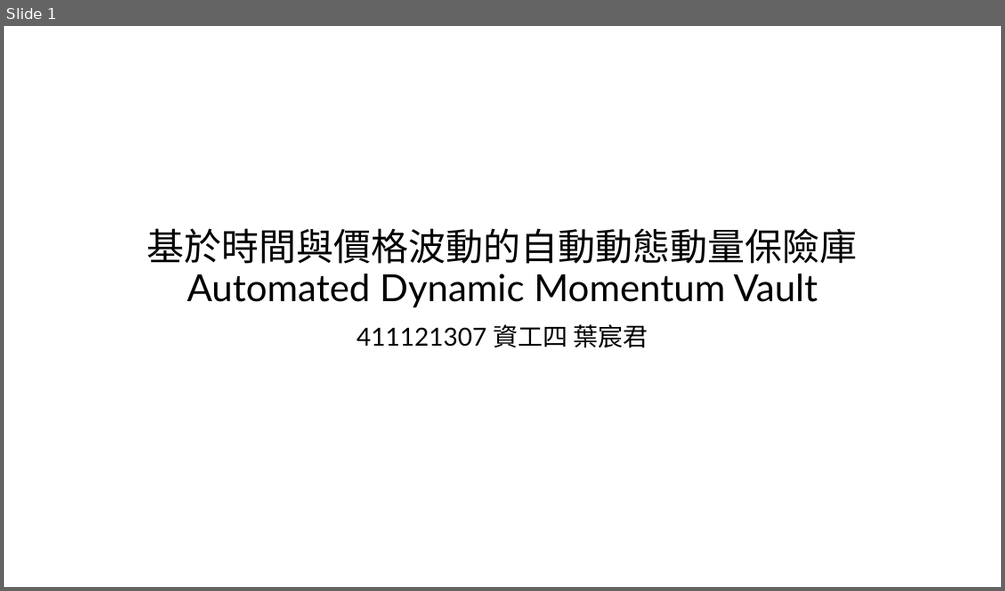
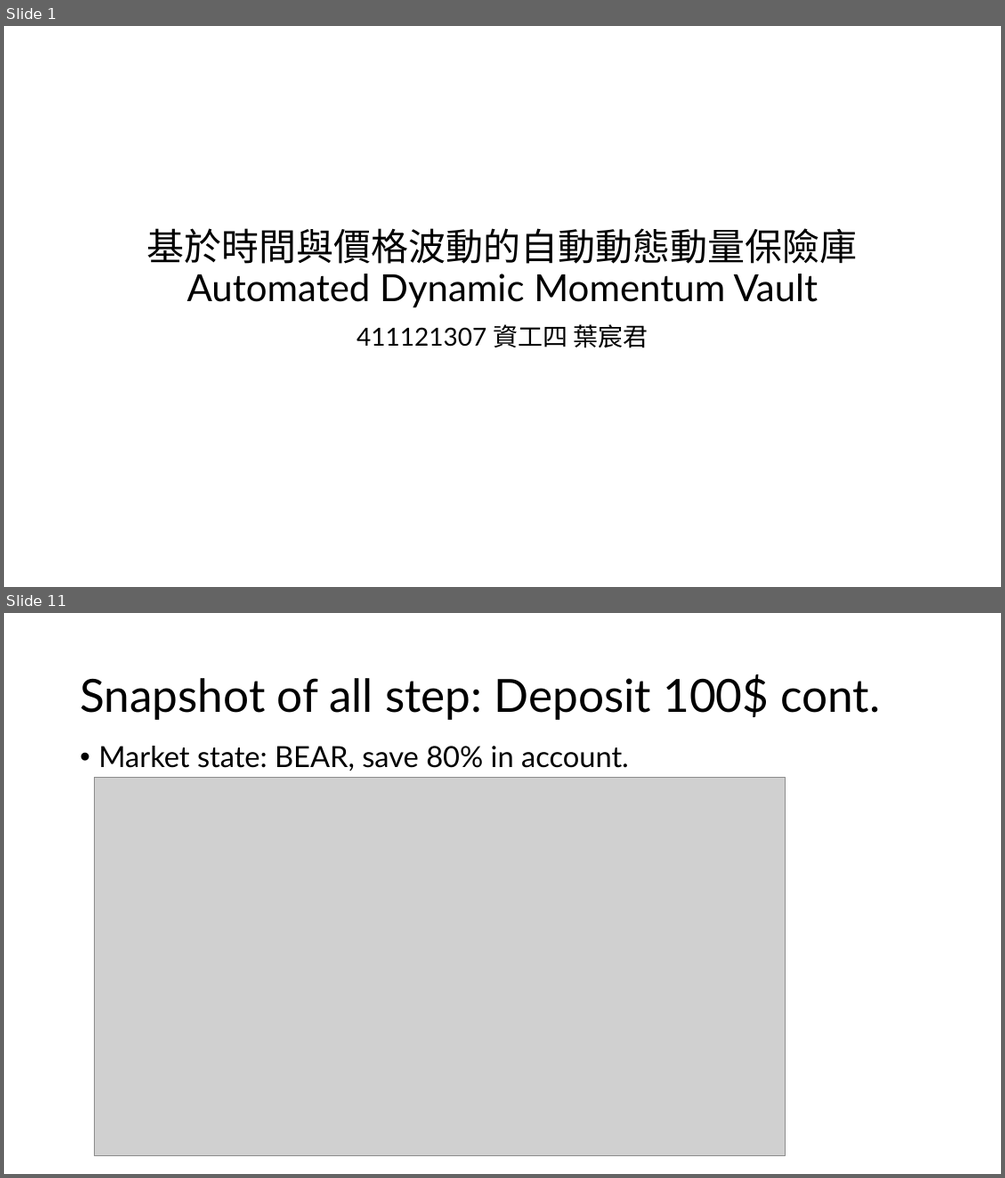
Before and after one commit to imlone1y/Automated-Dynamic-Momentum-Vault, a slide deck: 411121307_report.pptx. Shown one above the other, each under a label of ours: slide 1 before the commit, slides 1 and 11 after it; the slides between them are not shown. The pictures are 1005x591 and 1005x1178 pixels, drawn with LibreOffice and Linux fonts; fonts in the diff are those of the drawing; grey boxes stand for pictures. Boxes give left, top, right and bottom in pixels: in the first picture for what was removed or moved away, otherwise in the second. Text is boxed around its words. In the diff, an @@ line names an element or a change of style, - is before the commit and + after.

```diff
--- a/411121307_report.pptx
+++ b/411121307_report.pptx
@@ slide 11 added at (4, 613, 1001, 1174), background #FFFFFF @@
@@ title added at (80, 674, 880, 720), 44 pt, text #000000 @@
+Snapshot of all step: Deposit 100$ cont.
@@ text added at (98, 746, 629, 771), 28 pt, text #000000 @@
+• Market state: BEAR, save 80% in account.
@@ picture added at (95, 778, 785, 1155) @@
```
Also in this commit, not shown: 1 slide changed, 14 other slides added, 16 other files.
